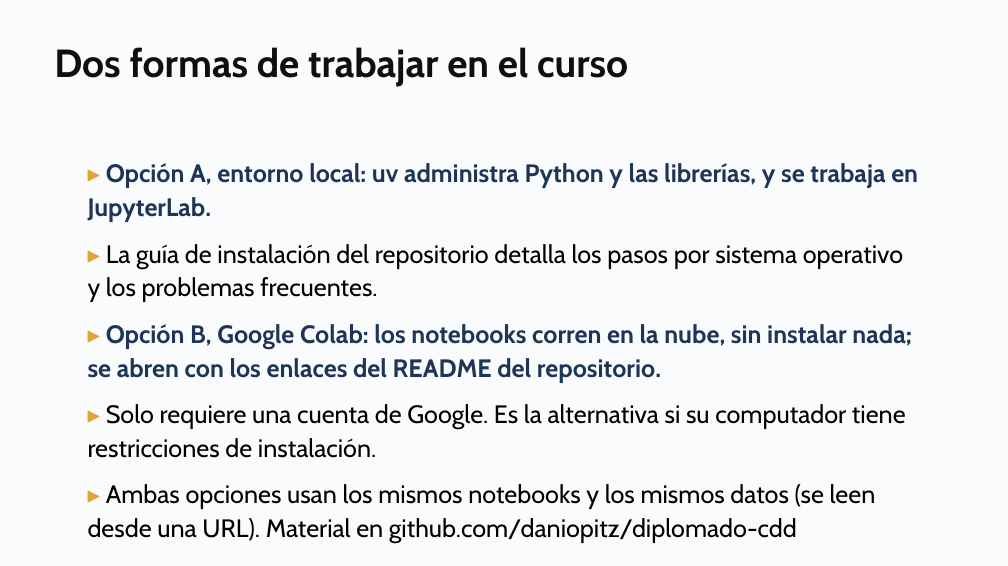
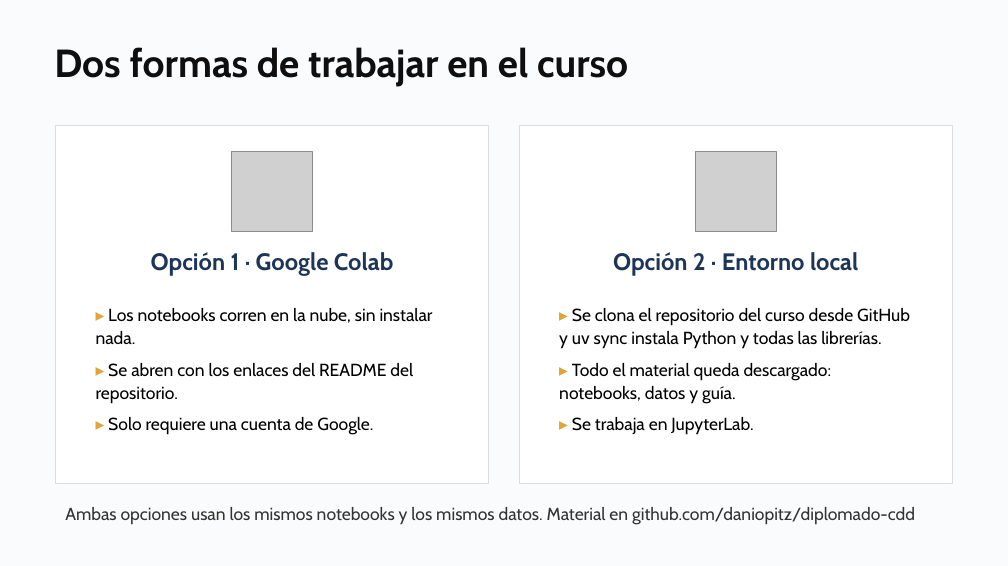
Before and after one commit to daniopitz/diplomado-cdd, a slide deck: slide 18 of presentaciones/clase01_fundamentos_ecosistema.pptx. Drawn at 1008x566 pixels with LibreOffice and Linux fonts; fonts in the diff are those of the drawing; grey boxes stand for pictures. Boxes give left, top, right and bottom in pixels: in the first picture for what was removed or moved away, otherwise in the second. Text is boxed around its words. In the diff, an @@ line names an element or a change of style, - is before the commit and + after.

```diff
--- a/presentaciones/clase01_fundamentos_ecosistema.pptx
+++ b/presentaciones/clase01_fundamentos_ecosistema.pptx
@@ rectangle added at [55,126,489,484], fill #FFFFFF, outline #D8DDE3 0.75 pt @@
@@ rectangle added at [519,126,953,484], fill #FFFFFF, outline #D8DDE3 0.75 pt @@
@@ text removed at [88,163,918,543] @@
-▸ Opción A, entorno local: uv administra Python y las librerías, y se trabaja en JupyterLab.
-▸ La guía de instalación del repositorio detalla los pasos por sistema operativo y los problemas frecuentes.
-▸ Opción B, Google Colab: los notebooks corren en la nube, sin instalar nada; se abren con los enlaces del README del repositorio.
-▸ Solo requiere una cuenta de Google. Es la alternativa si su computador tiene restricciones de instalación.
-▸ Ambas opciones usan los mismos notebooks y los mismos datos (se leen desde una URL). Material en github.com/daniopitz/diplomado-cdd
@@ picture added at [232,151,312,232] @@
@@ picture added at [696,151,776,232] @@
@@ text added at [151,252,393,276], 17 pt, text #1D3557, bold @@
+Opción 1 · Google Colab
@@ text added at [613,252,858,276], 17 pt, text #1D3557, bold @@
+Opción 2 · Entorno local
@@ text added at [96,308,433,435], 12.5 pt, text #000000 @@
+▸ Los notebooks corren en la nube, sin instalar nada.
+▸ Se abren con los enlaces del README del repositorio.
+▸ Solo requiere una cuenta de Google.
@@ text added at [559,308,910,435], 12.5 pt, text #000000 @@
+▸ Se clona el repositorio del curso desde GitHub y uv sync instala Python y todas las librerías.
+▸ Todo el material queda descargado: notebooks, datos y guía.
+▸ Se trabaja en JupyterLab.
@@ text added at [65,507,915,525], 12.5 pt, text #333333 @@
+Ambas opciones usan los mismos notebooks y los mismos datos. Material en github.com/daniopitz/diplomado-cdd
```
Also in this commit, not shown: 1 other slide changed, 2 other files.
